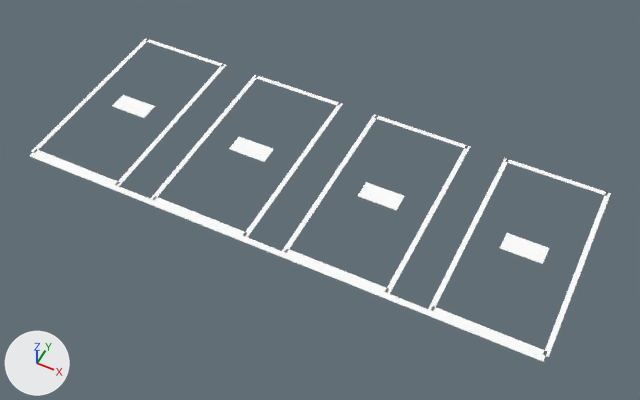
What one commit did to the glTF model assets/models/ch-marking.glb.
Before and after are seen from a 50 mm lens placed at (49.98, -89.17, 15.52), pointed at (43.6, -76.42, -0.41). Every picture has the same lights, and +X, +Y and +Z are marked at lower left. The older version comes first.

Names of what the first picture shows: 'edge_line_yellow_south', 'space01_line_east', 'space01_v2g_green', 'space02_line_east', 'space02_line_west', 'space02_v2g_green', 'space03_line_east', 'space03_line_west', 'space03_v2g_green', 'space04_line_east', 'space04_line_south', 'space04_line_west', 'space04_v2g_green' and 8 more.
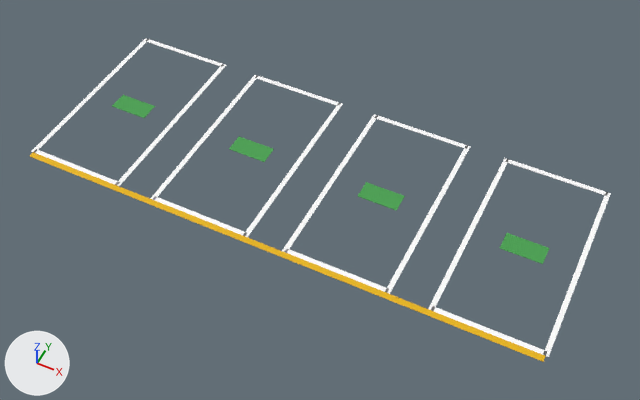
The edits, one by one:
Material 'Marking_V2G_Green_46A04E' (mat_marking_v2g_green_46a04e) changes colour from white #ffffff to green #46a04e; in linear values from (1.0, 1.0, 1.0) to (0.0612, 0.352, 0.0762).
Material 'Marking_Edge_Yellow_E8B400' (mat_marking_edge_yellow_e8b400) changes colour from white #ffffff to yellow #e8b400; in linear values from (1.0, 1.0, 1.0) to (0.807, 0.456, 0.0).

Changed parts and their boxes (x1, y1, x2, y2) in the pictures (640 x 400 px):
'edge_line_yellow_south', recoloured: (30, 152, 546, 362) in both
'space04_v2g_green', recoloured (white to green): (500, 233, 549, 264) in both
'space03_v2g_green', recoloured (white to green): (358, 182, 405, 211) in both
'space02_v2g_green', recoloured (white to green): (229, 137, 274, 162) in both
'space01_v2g_green', recoloured (white to green): (112, 95, 155, 118) in both
